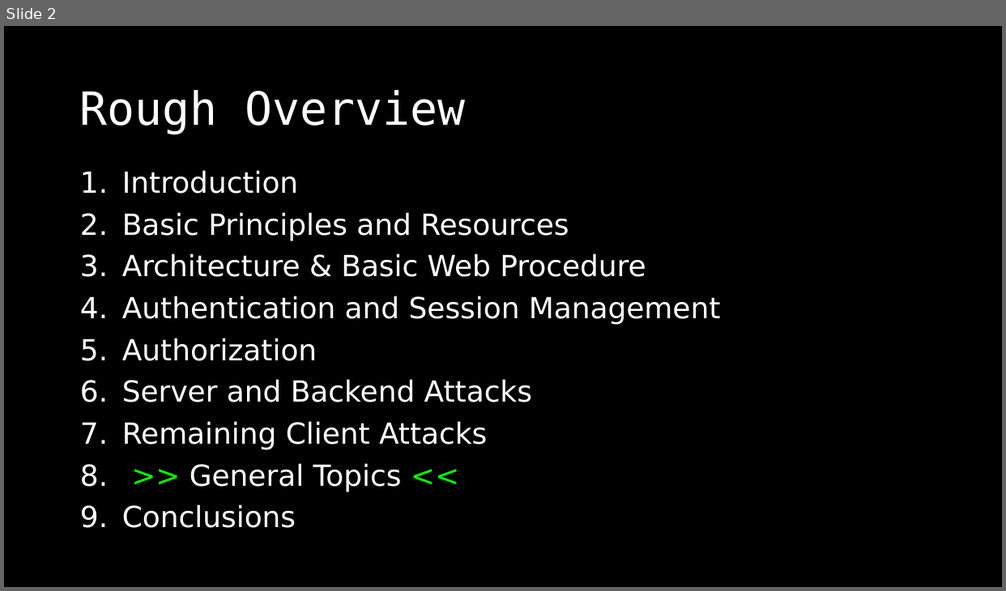
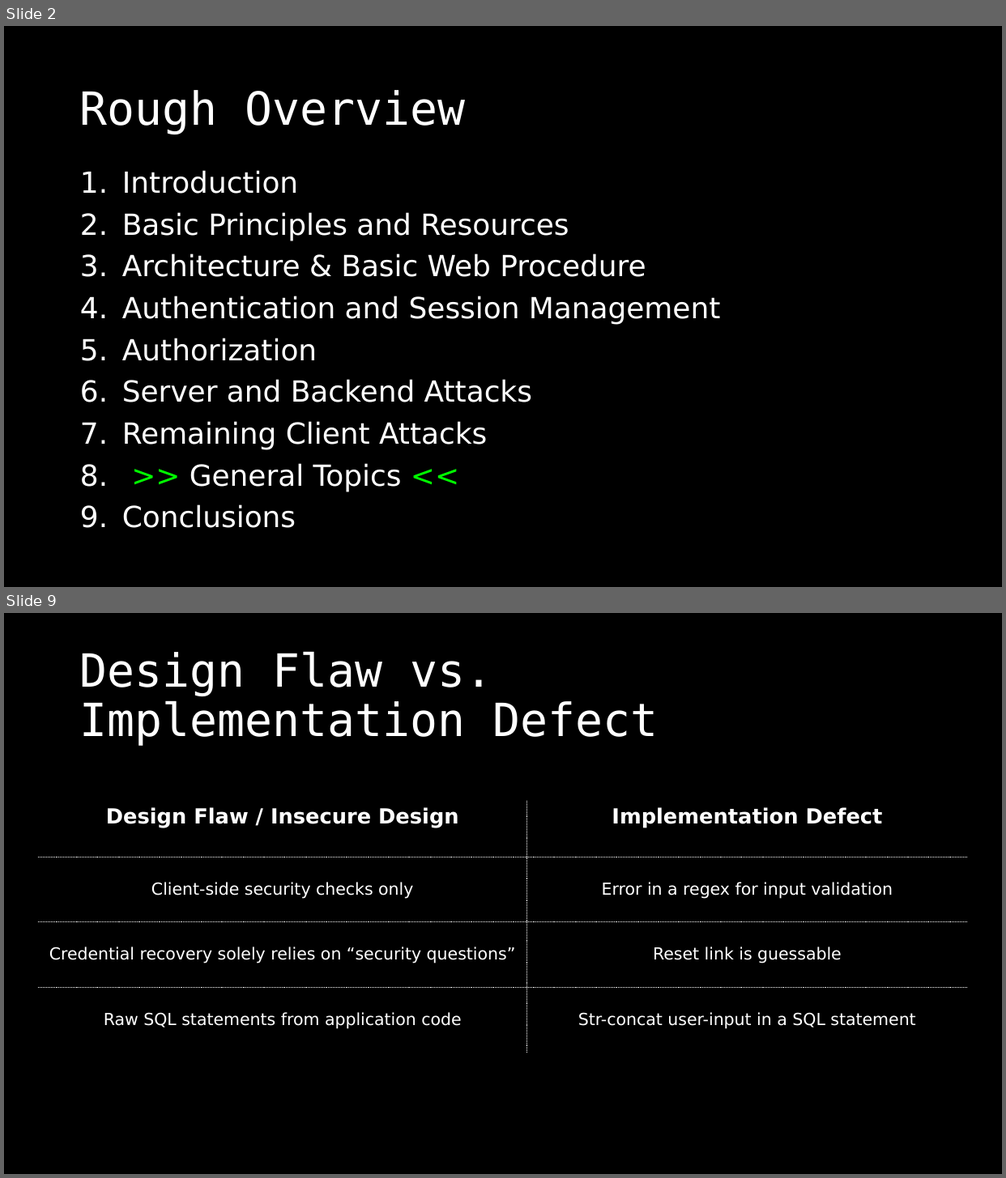
Before and after one commit to dschwarz91/websec-lecture, a slide deck: slides/8_General_Topics.pptx. Shown one above the other, each under a label of ours: slide 2 before the commit, slides 2 and 9 after it; the slides between them are not shown. The pictures are 1006x591 and 1006x1178 pixels, drawn with LibreOffice and Linux fonts; fonts in the diff are those of the drawing. Boxes give left, top, right and bottom in pixels: in the first picture for what was removed or moved away, otherwise in the second. Text is boxed around its words. In the diff, an @@ line names an element or a change of style, - is before the commit and + after.

Commit message:
Updated to Top 10 2021 - added secure design and replaced insec. deserialization with an integration chapter.

```diff
--- a/slides/8_General_Topics.pptx
+++ b/slides/8_General_Topics.pptx
@@ slide 9 added at <box>4,613,1002,1174</box>, background #000000 @@
@@ title added at <box>80,651,658,746</box>, 44 pt, text #FFFFFF @@
+Design Flaw vs.
+Implementation Defect
@@ table added at <box>39,801,968,1061</box>, 4 rows, 2 columns @@
+Design Flaw / Insecure Design | Implementation Defect
+Client-side security checks only | Error in a regex for input validation
+Credential recovery solely relies on “security questions” | Reset link is guessable
+Raw SQL statements from application code | Str-concat user-input in a SQL statement
```
Also in this commit, not shown: 36 slides changed, 36 other slides added, 3 other files.
